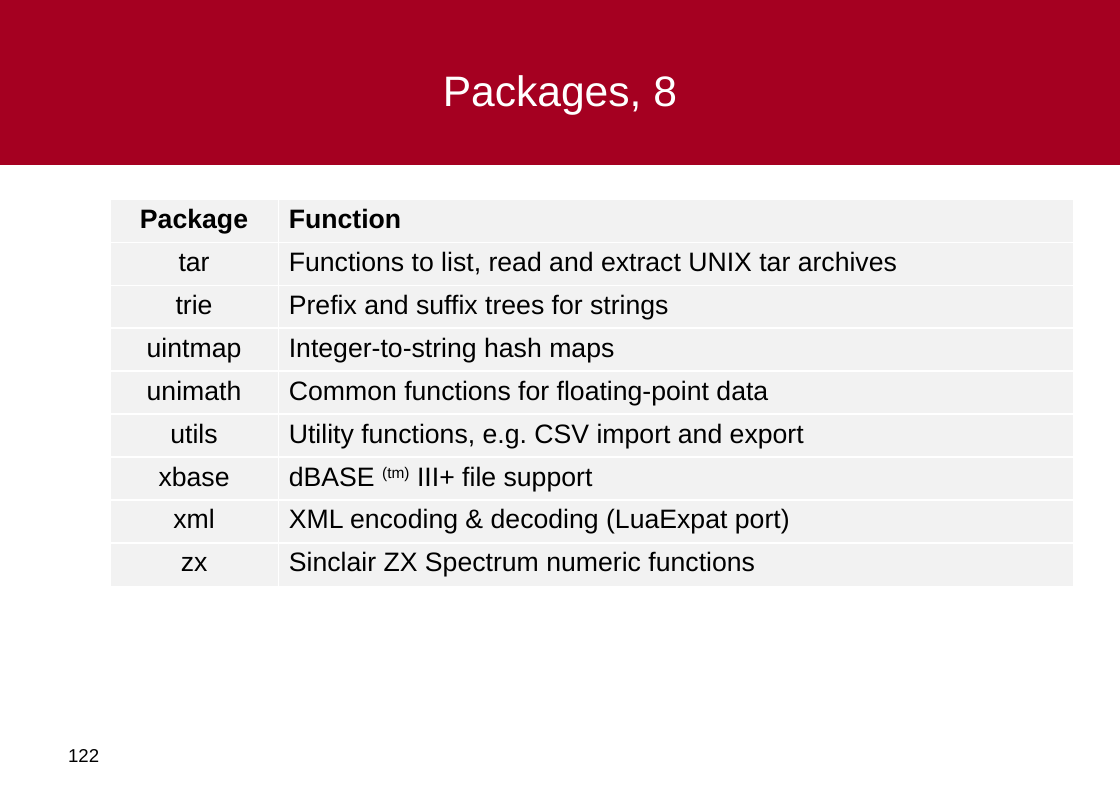
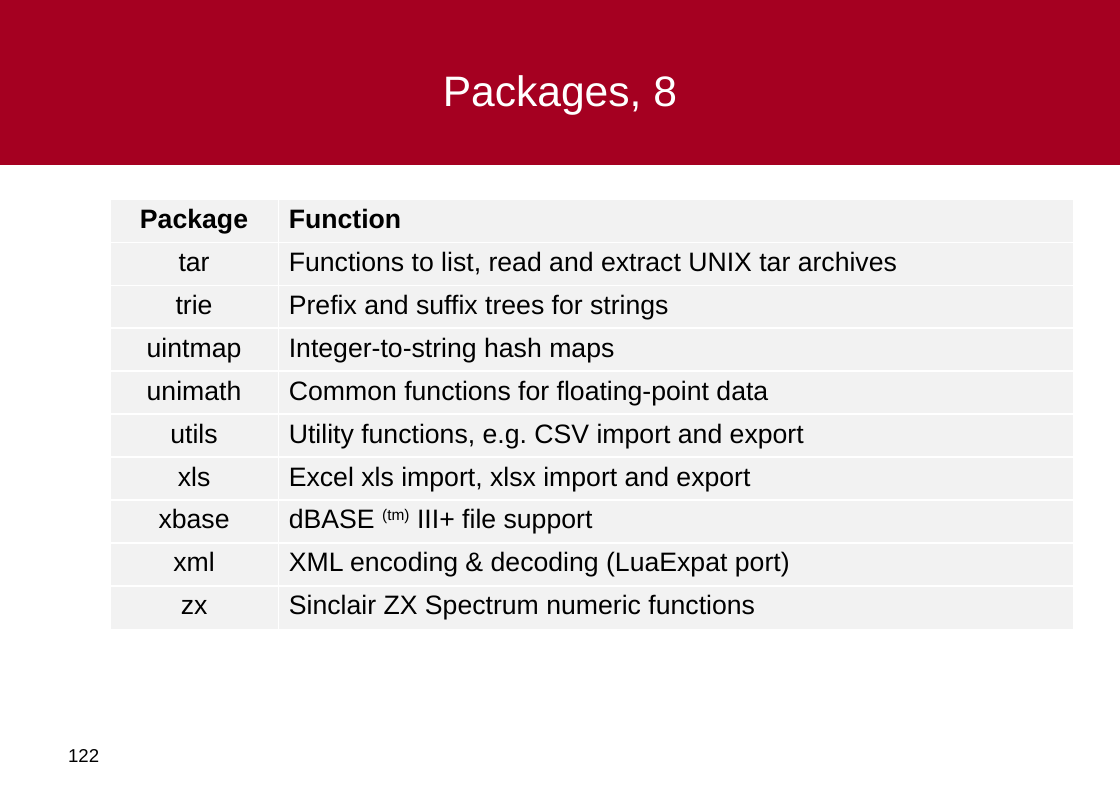
Before and after one commit to al-agena/Agena, a slide deck: slide 122 of doc/agena-crashcourse.ppt. Drawn at 1120x792 pixels with LibreOffice and Linux fonts; fonts in the diff are those of the drawing; background and template pictures are left out. Boxes give left, top, right and bottom in pixels: in the first picture for what was removed or moved away, otherwise in the second. Text is boxed around its words. In the diff, an @@ line names an element or a change of style, - is before the commit and + after.

```diff
--- a/doc/agena-crashcourse.ppt
+++ b/doc/agena-crashcourse.ppt
@@ table at [110,199,1073,627] @@
+row 7: xls | Excel xls import, xlsx import and export
```
Also in this commit, not shown: 1 other slide changed, 6 other files.
